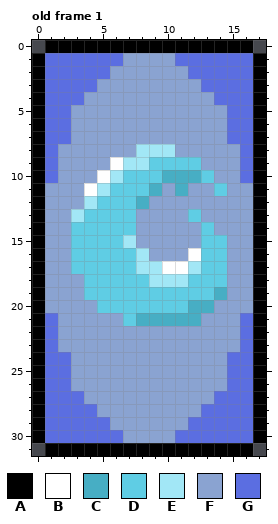
File history of a pixel-art file, Graphics/water_card.aseprite. The picture above is the old version.
18x32 pixels, 1 frame. Shown: old frame 1. The commit also changed other frames, which this record leaves out.
Palette (. is transparent): A #000000  B #ffffff  C #47aec4  D #5fcde4  E #a2e7f6  F #8aa3d1  G #5b6ee1
Pixels before, old frame 1, first column x 0:
 0 .AAAAAAAAAAAAAAAA.
 1 AGGGGGGFFFFGGGGGGA
 2 AGGGGGFFFFFFGGGGGA
 3 AGGGGFFFFFFFFGGGGA
 4 AGGGFFFFFFFFFFGGGA
 5 AGGFFFFFFFFFFFFGGA
 6 AGGFFFFFFFFFFFFGGA
 7 AGGFFFFFFFFFFFFGGA
 8 AGFFFFFFEEEFFFFFGA
 9 AGFFFFBEEDDDDFFFGA
10 AGFFFBEDDDCCCDFFGA
11 AFFFBEDDDCFCFFDFFA
12 AFFFEDDDCFFFFFFFFA
13 AFFEDDDDFFFFDFFFFA
14 AFFDDDDDFFFFFDFFFA
15 AFFDDDDEFFFFFDDFFA
16 AFFDDDDDEFFFBDDFFA
17 AFFDDDDDEEBBEDDFFA
18 AFFFDDDDDEEEDDDFFA
19 AFFFDDDDDDDDDDCFFA
20 AFFFFDDDDDDDCCFFFA
21 AGFFFFFDCCCCCFFFGA
22 AGFFFFFFFFFFFFFFGA
23 AGFFFFFFFFFFFFFFGA
24 AGGFFFFFFFFFFFFGGA
25 AGGFFFFFFFFFFFFGGA
26 AGGFFFFFFFFFFFFGGA
27 AGGGFFFFFFFFFFGGGA
28 AGGGGFFFFFFFFGGGGA
29 AGGGGGFFFFFFGGGGGA
30 AGGGGGGFFFFGGGGGGA
31 .AAAAAAAAAAAAAAAA.
And afterwards:
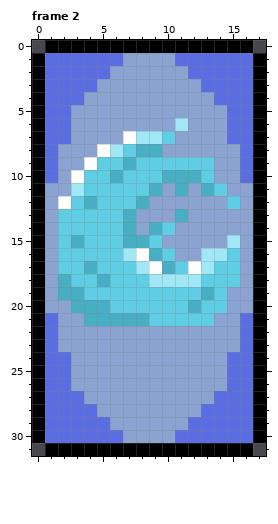
A new or re-ordered frame is compared with the old frame closest to it.
The edit:
frames 1 -> 3
Changed rows in their new state; - is an unchanged pixel.
Frame 2 is new; against old frame 1, layer "Layer 1":
first column x 2:
 6 ---------E----
 7 -----BEED-----
 8 ---BEDCCF-----
 9 --BDDCD----D--
10 -BDDC---------
11 -EDD-------C--
12 BDC----------D
13 DD---C---CF---
14 D----C-CD--F--
15 DC---CCD---FFE
16 D----EBCD-FEED
17 D-C----BCDBE-D
18 CD-C------E--D
19 CC---------CD-
20 -CCC-------DD-
21 --CCCC-DDDDD--
